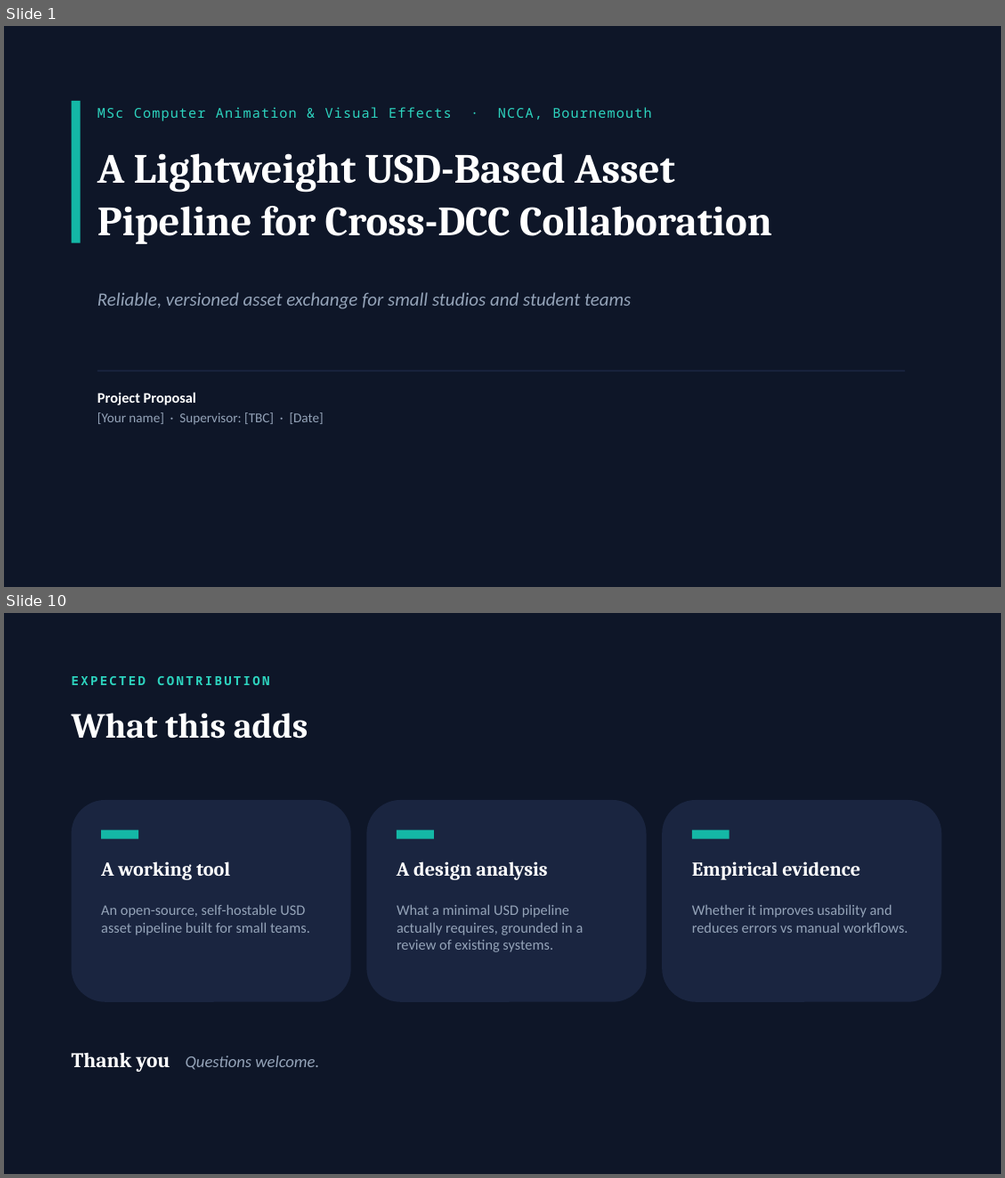
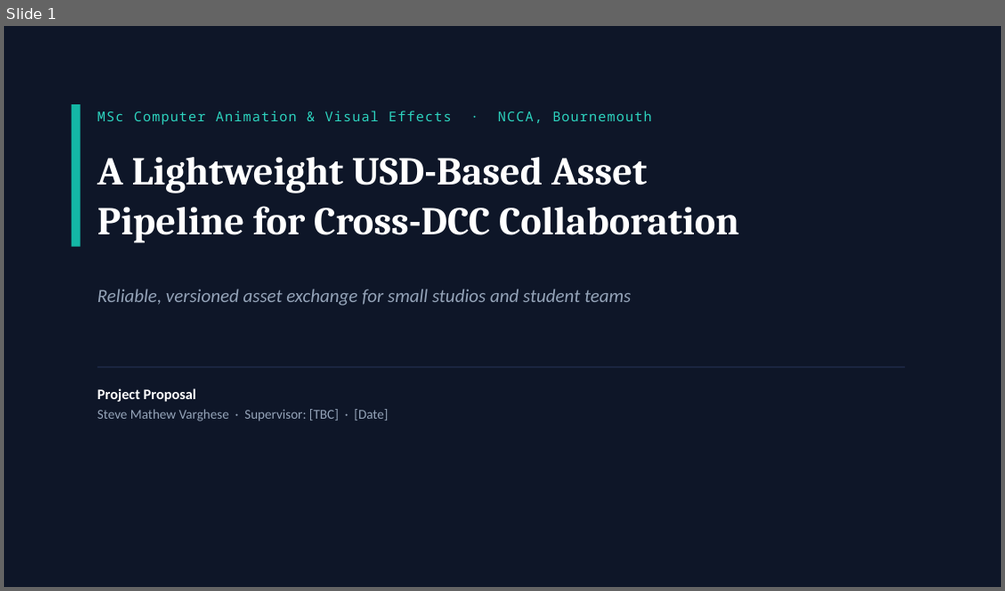
Before and after one commit to steve-mathew-v/usd-asset-pipeline, a slide deck: docs/MSc_Proposal.pptx. Shown one above the other, each under a label of ours: slides 1 and 10 before the commit, slide 1 after it; the slides between them are not shown. The pictures are 1005x1178 and 1005x591 pixels, drawn with LibreOffice and Linux fonts; fonts in the diff are those of the drawing. Boxes give left, top, right and bottom in pixels: in the first picture for what was removed or moved away, otherwise in the second. Text is boxed around its words. In the diff, an @@ line names an element or a change of style, - is before the commit and + after.

```diff
--- a/docs/MSc_Proposal.pptx
+++ b/docs/MSc_Proposal.pptx
@@ slide 10 removed at bbox=[4, 613, 1001, 1174], background #FFFFFF @@
@@ rectangle removed at bbox=[4, 613, 1001, 1174] @@
@@ text removed at bbox=[72, 676, 269, 685] @@
-EXPECTED CONTRIBUTION
@@ text removed at bbox=[72, 713, 308, 738] @@
-What this adds
@@ rounded rectangle removed at bbox=[72, 800, 351, 1002] @@
@@ rounded rectangle removed at bbox=[367, 800, 647, 1002] @@
@@ rounded rectangle removed at bbox=[662, 800, 942, 1002] @@
@@ rectangle removed at bbox=[101, 830, 138, 839] @@
@@ rectangle removed at bbox=[396, 830, 434, 839] @@
@@ rectangle removed at bbox=[692, 830, 729, 839] @@
@@ text removed at bbox=[101, 861, 230, 880] @@
-A working tool
@@ text removed at bbox=[396, 861, 547, 880] @@
-A design analysis
@@ text removed at bbox=[692, 861, 860, 880] @@
-Empirical evidence
@@ text removed at bbox=[101, 904, 310, 935] @@
-An open-source, self-hostable USD asset pipeline built for small teams.
@@ text removed at bbox=[396, 904, 583, 952] @@
-What a minimal USD pipeline actually requires, grounded in a review of existing systems.
@@ text removed at bbox=[692, 904, 908, 933] @@
-Whether it improves usability and reduces errors vs manual workflows.
@@ text removed at bbox=[72, 1053, 319, 1071] @@
-Thank you Questions welcome.
@@ slide 1 changed as well @@
@@ rectangle: place and size @@
-rectangle at bbox=[72, 101, 81, 243]
+rectangle at bbox=[72, 104, 81, 247]
@@ text "MSc Computer Animation & Visual ...": place and size @@
-text "MSc Computer Animation & Visual ..." at bbox=[97, 107, 651, 121]
+text "MSc Computer Animation & Visual ..." at bbox=[97, 111, 651, 125]
@@ text "A Lightweight USD-Based Asset" at bbox=[97, 157, 739, 243]: size 40 to 38 pt @@
@@ text "Reliable, versioned asset exchange for ...": place and size @@
-text "Reliable, versioned asset exchange for ..." at bbox=[97, 292, 631, 309]
+text "Reliable, versioned asset exchange for ..." at bbox=[97, 289, 631, 305]
@@ rectangle: place and size @@
-rectangle at bbox=[97, 370, 905, 371]
+rectangle at bbox=[97, 366, 905, 368]
@@ text at bbox=[97, 409, 388, 421]: text changed @@
-[Your name] · Supervisor: [TBC] · [Date]
+Steve Mathew Varghese · Supervisor: [TBC] · [Date]
```
Also in this commit, not shown: 1 other slide changed, 5 slides added, 7 other slides removed, 27 other files.
